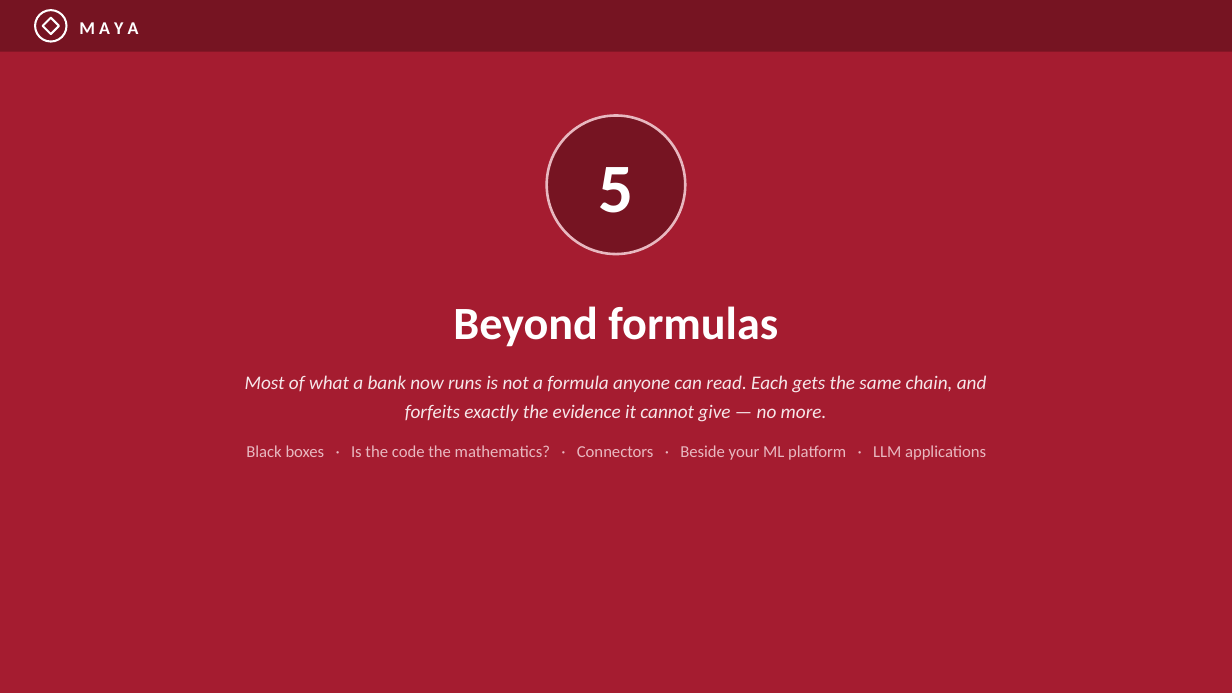
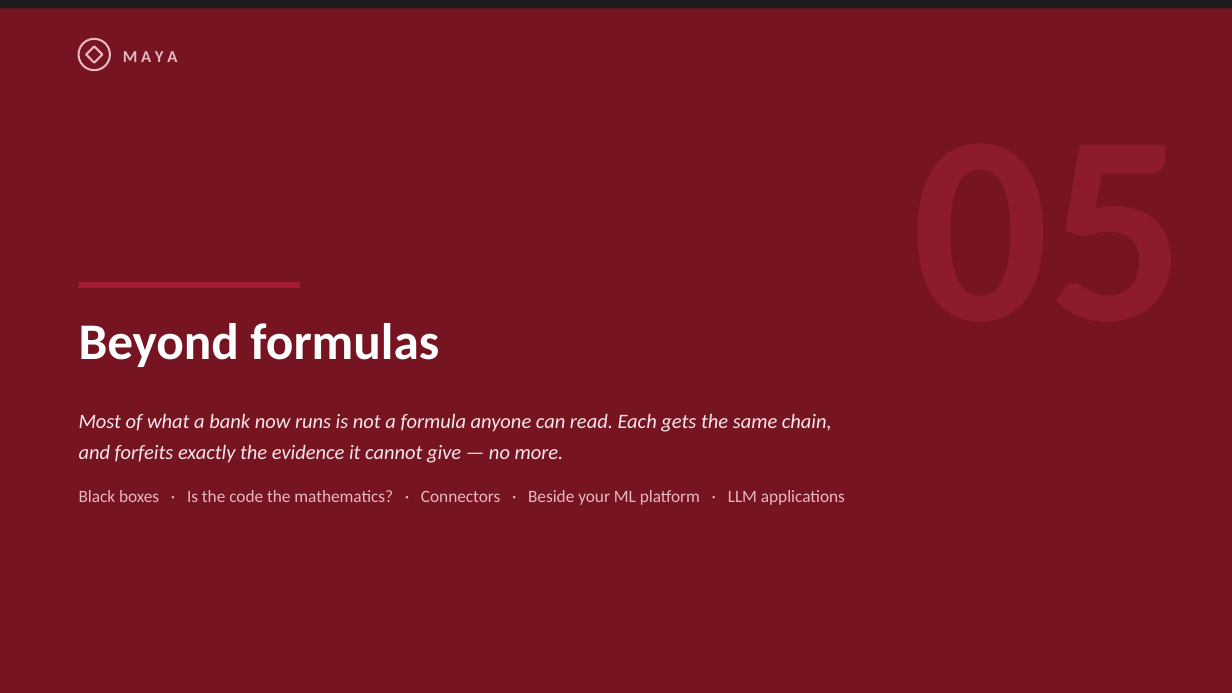
Before and after one commit to ajsinha/maya, a slide deck: slide 43 of docs/publications/MAYA-Model-Management-Formalism-and-System-Design.pptx. Drawn at 1232x693 pixels with LibreOffice and Linux fonts; fonts in the diff are those of the drawing. Boxes give left, top, right and bottom in pixels: in the first picture for what was removed or moved away, otherwise in the second. Text is boxed around its words. In the diff, an @@ line names an element or a change of style, - is before the commit and + after.

```diff
--- a/docs/publications/MAYA-Model-Management-Formalism-and-System-Design.pptx
+++ b/docs/publications/MAYA-Model-Management-Formalism-and-System-Design.pptx
@@ rectangle at [0,0,1232,693]: fill #A51C30 to #761422 @@
@@ rectangle: place and size @@
-rectangle at [0,0,1232,52]
+rectangle at [0,0,1232,8]
@@ rectangle at [0,0,1232,8]: fill #761422 to #1C1C1E @@
@@ ellipse at [79,39,110,70]: outline #FFFFFF 1.6 pt to #E8B8C0 1.6 pt @@
@@ 1 text, 1 ellipse, 1 diamond: place and size @@
-1 text, 1 ellipse, 1 diamond at [35,10,139,42]
+1 text, 1 ellipse, 1 diamond at [79,39,177,70]
@@ diamond at [86,46,103,63]: outline #FFFFFF 1.6 pt to #E8B8C0 1.6 pt @@
@@ text "M A Y A" at [123,51,177,62]: size 14 to 13 pt, text colour #FFFFFF to #E8B8C0 @@
@@ ellipse removed at [547,116,686,254] @@
@@ text removed at [598,167,633,213] @@
-5
@@ rectangle added at [79,282,300,288], fill #A51C30 @@
@@ text "Beyond formulas": place and size @@
-text "Beyond formulas" at [453,306,778,347]
+text "Beyond formulas" at [79,323,439,367]
@@ text "Beyond formulas" at [79,323,439,367]: size 36 to 40 pt; alignment centre to left; line spacing 1.2 to 1.05 @@
@@ text "Most of what a bank ...": place and size @@
-text "Most of what a bank ..." at [245,375,987,460]
+text "Most of what a bank ..." at [79,413,845,505]
@@ text "Most of what a bank ..." at [79,413,845,505]: size 15 to 16 pt in "Most of what a bank now runs ..."; size 13 to 13.5 pt in "Black boxes · Is the code the ..."; alignment centre to left; more space between paragraphs; line spacing 1.25 to 1.3 @@
```
Also in this commit, not shown: 7 other slides changed, 3 other files.
